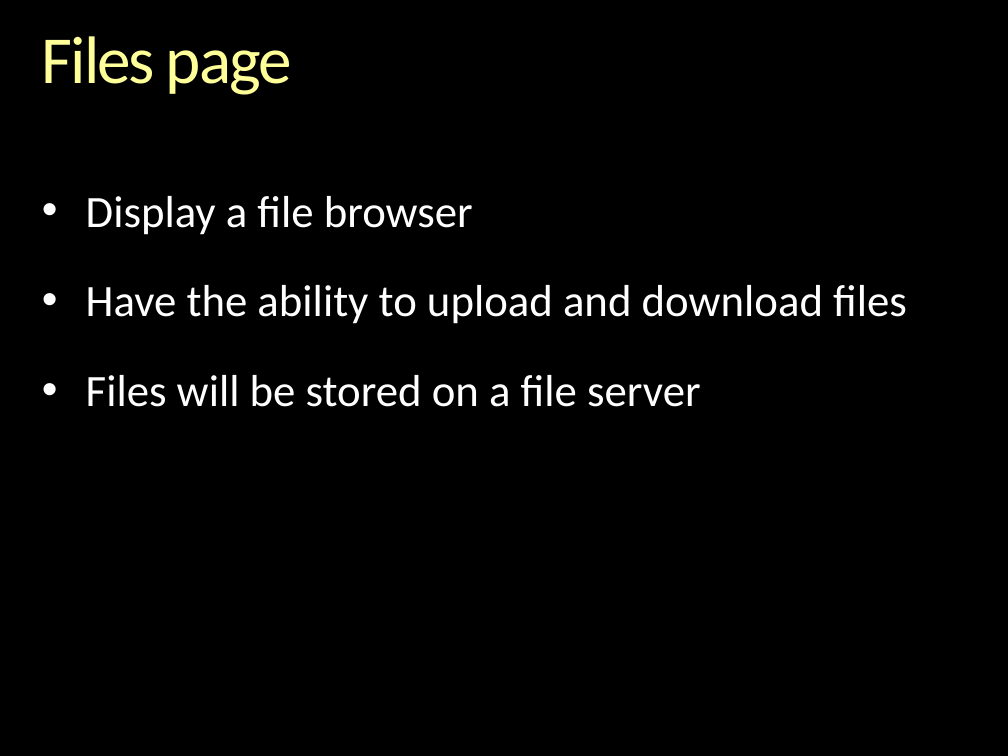
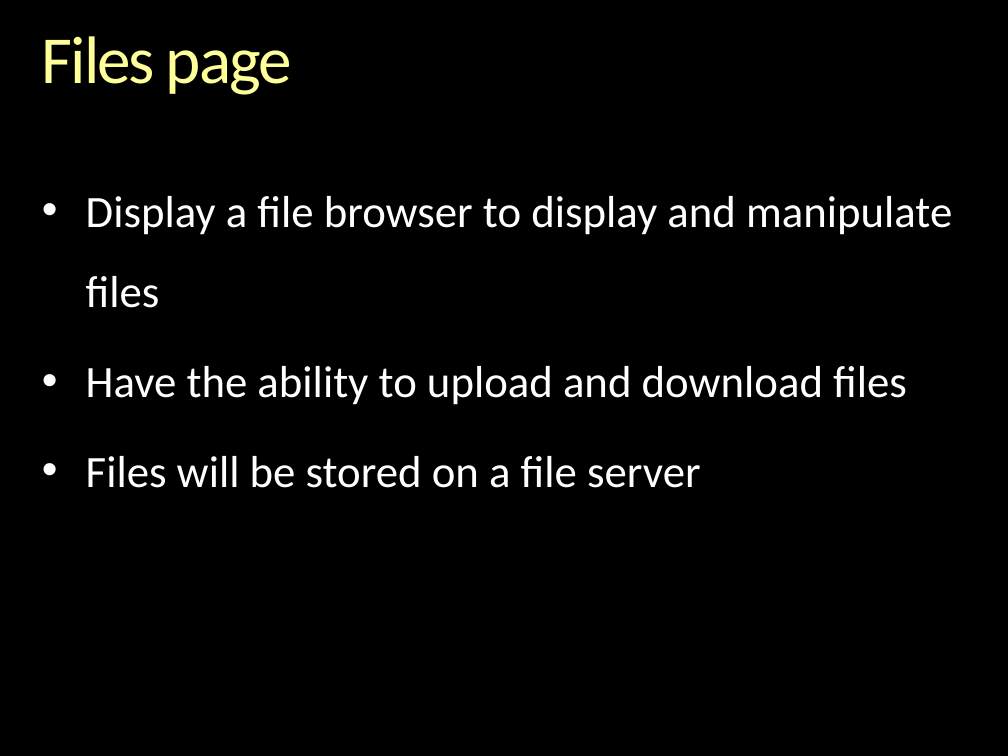
Before and after one commit to YukonJack777/CSCE470-Capstone, a slide deck: slide 8 of Documents/Project Portal.pptx. Drawn at 1008x756 pixels with LibreOffice and Linux fonts; fonts in the diff are those of the drawing; background and template pictures are left out. Boxes give left, top, right and bottom in pixels: in the first picture for what was removed or moved away, otherwise in the second. Text is boxed around its words. In the diff, an @@ line names an element or a change of style, - is before the commit and + after.

```diff
--- a/Documents/Project Portal.pptx
+++ b/Documents/Project Portal.pptx
@@ text at (86, 196, 952, 308): text changed @@
-• Display a file browser
+• Display a file browser to display and manipulate files
```
Also in this commit, not shown: 2 other files.
